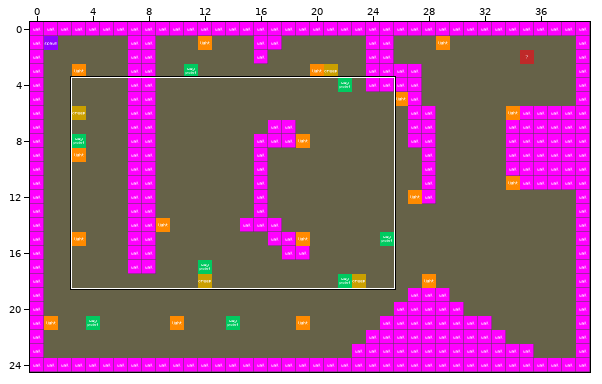
Tiled map, stored at assets/maps/rogue.tmx. The first picture is a wide view before the edit; the outline marks the close-up.
Close-up. Old version:
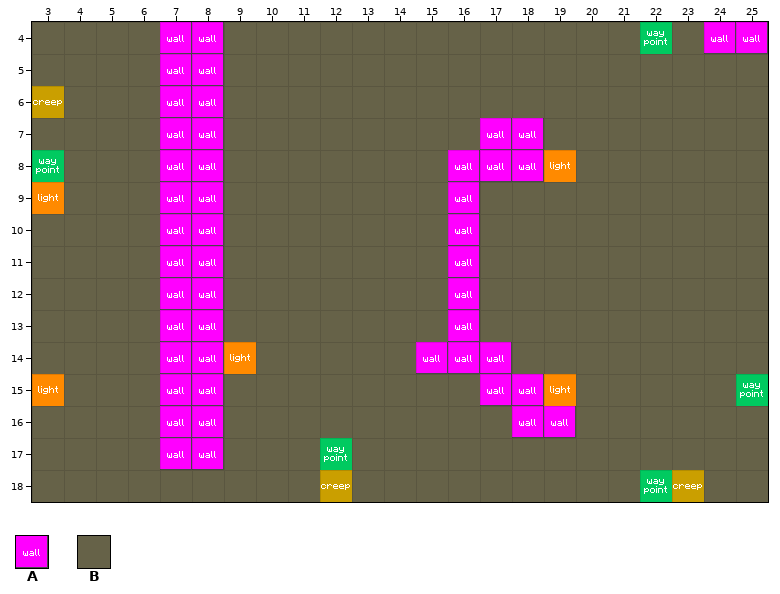
Cells are 32x32 px. Shown: x 3..25, y 4..18.
Key: from "gametiles": A 1; from "rogue": B 3.
_ is an empty cell, # one hidden under a higher layer.
Layer "Ground" before, first column x 3:
 4 BBBB##BBBBBBBBBBBBBBB##
 5 BBBB##BBBBBBBBBBBBBBBBB
 6 BBBB##BBBBBBBBBBBBBBBBB
 7 BBBB##BBBBBBBB##BBBBBBB
 8 BBBB##BBBBBBB###BBBBBBB
 9 BBBB##BBBBBBB#BBBBBBBBB
10 BBBB##BBBBBBB#BBBBBBBBB
11 BBBB##BBBBBBB#BBBBBBBBB
12 BBBB##BBBBBBB#BBBBBBBBB
13 BBBB##BBBBBBB#BBBBBBBBB
14 BBBB##BBBBBB###BBBBBBBB
15 BBBB##BBBBBBBB##BBBBBBB
16 BBBB##BBBBBBBBB##BBBBBB
17 BBBB##BBBBBBBBBBBBBBBBB
18 BBBBBBBBBBBBBBBBBBBBBBB
Layer "Collision" before, first column x 3:
 4 ____AA_______________AA
 5 ____AA_________________
 6 ____AA_________________
 7 ____AA________AA_______
 8 ____AA_______AAA_______
 9 ____AA_______A_________
10 ____AA_______A_________
11 ____AA_______A_________
12 ____AA_______A_________
13 ____AA_______A_________
14 ____AA______AAA________
15 ____AA________AA_______
16 ____AA_________AA______
17 ____AA_________________
18 _______________________
After the commit:
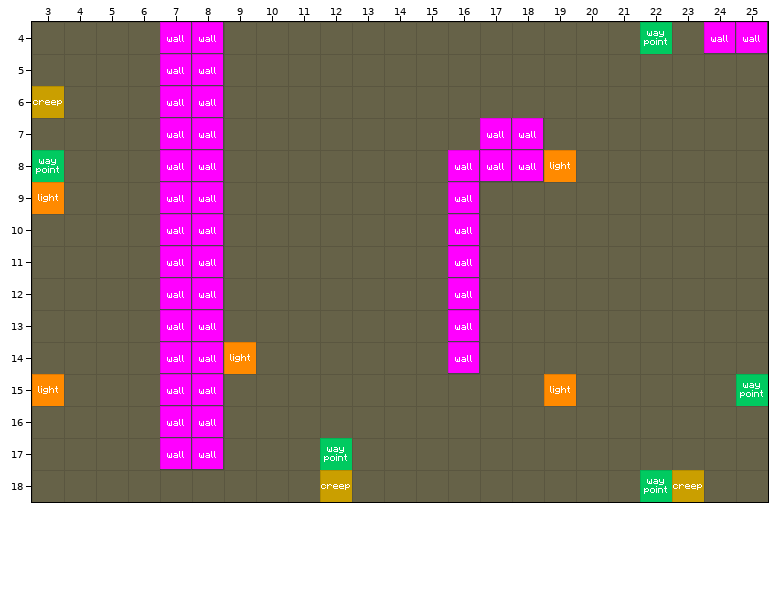
What changed:
Changed rows in their new state; . is an unchanged cell.
Layer "Ground":
first column x 15:
14 B.B..
15 ..BB.
16 ...BB
Layer "Collision":
first column x 15:
14 _._..
15 ..__.
16 ...__
